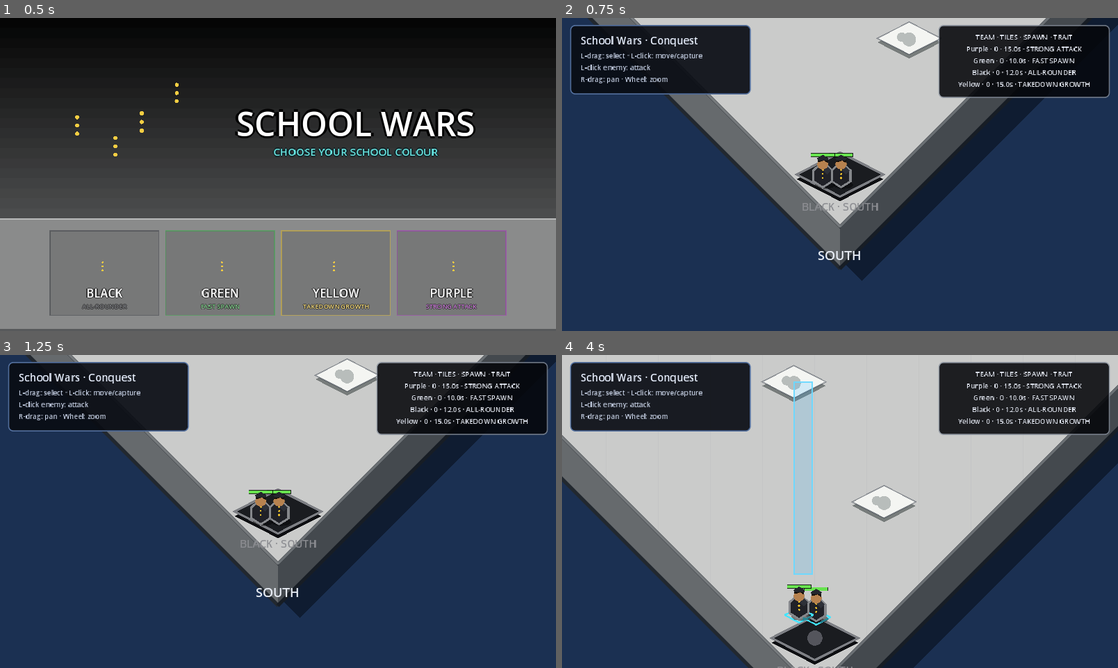
Above: before the commit, frames 1-4 (two rows, left to right).
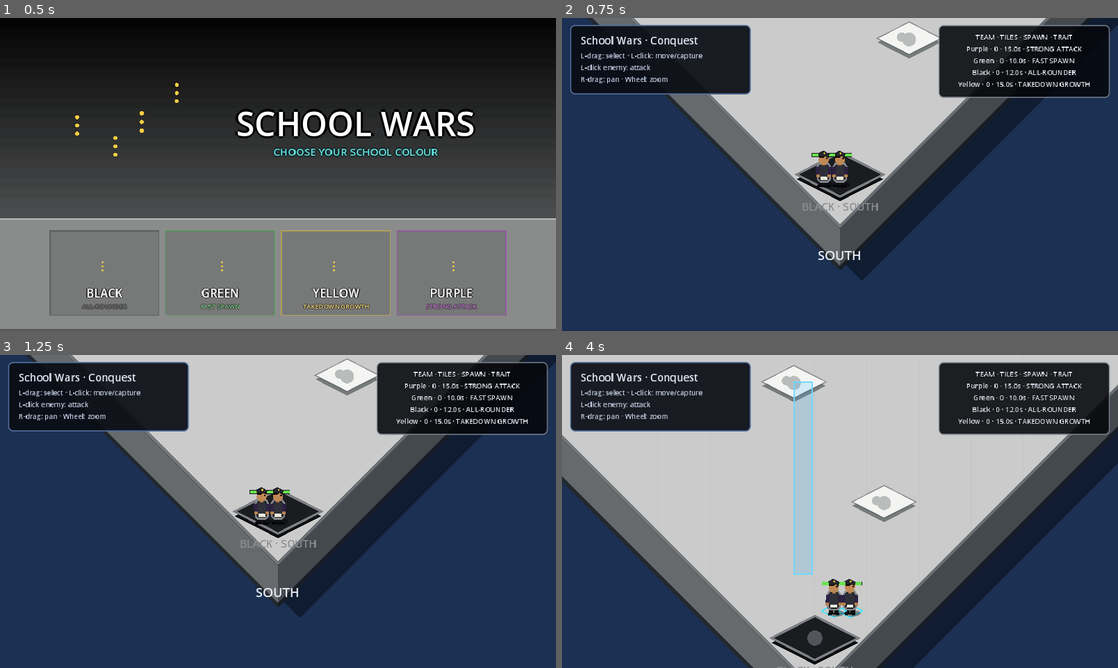
Above: after the commit, the same moments.

Repository: knigfty/school-wars
Game: Godot game, scene res://Scenes/main.tscn
The game is run twice, just before and just after one commit, with the same random seed, the same clock (stepped at 60 frames per second) and the same inputs.
Inputs (mouse positions are in pixels of both pictures, inside the frame that each line leads up to):
- Up to frame 1 (0.5 s): no input
- Up to frame 2 (0.75 s): click (667, 274) at 0.5 s
- Up to frame 3 (1.25 s): no input
- Up to frame 4 (4 s): tap Enter at 1.25 s; move the mouse to (962, 495) at 1.27 s; tap K (camera_pan_down) at 1.35 s; click (962, 495) at 1.42 s; drag from (728, 527) to (906, 364) at 2.02 s; move the mouse to (895, 442) at 2.77 s; tap L (camera_pan_right) at 2.85 s; click (895, 442) at 2.92 s; drag from (812, 574) to (795, 383) at 3.52 s

Frame 1 is identical in both runs. In frame 2, 0.4% of the frame differs, in the area x 44-53%, y 42-55%; in frame 3, 0.4%; in frame 4, 1.3%, in the area x 40-55%, y 71-87%.

Commit message:
refresh student assets with reference-inspired pixel silhouettes

Diff:
--- a/Characters/student.tscn
+++ b/Characters/student.tscn
@@ -1,13 +1,14 @@
-[gd_scene load_steps=7 format=3]
+[gd_scene load_steps=8 format=3]
 
 [ext_resource type="Script" path="res://Scripts/Characters/student_controller.gd" id="1_controller"]
 [ext_resource type="Resource" path="res://Resources/Unit/default_student_stats.tres" id="2_stats"]
 [ext_resource type="Script" path="res://Scripts/Characters/selectable_component.gd" id="3_selectable"]
 [ext_resource type="Script" path="res://Scripts/Characters/student_move_order_component.gd" id="4_move_order"]
 [ext_resource type="Resource" path="res://Resources/Team/purple_team.tres" id="5_team"]
+[ext_resource type="Script" path="res://Scripts/Characters/student_visual_animator.gd" id="6_visual_animator"]
 
 [sub_resource type="CircleShape2D" id="CircleShape2D_student"]
-radius = 15.0
+radius = 13.0
 
 [node name="Student" type="CharacterBody2D"]
 collision_layer = 2
@@ -18,64 +19,109 @@
 
 [node name="SelectionIndicator" type="Line2D" parent="."]
 visible = false
-points = PackedVector2Array(-25, 15, 0, 28, 25, 15, 0, 4, -25, 15)
-width = 3.0
+points = PackedVector2Array(-22, 14, 0, 25, 22, 14, 0, 3, -22, 14)
+width = 2.0
 default_color = Color(0.25, 0.9, 1, 0.95)
 joint_mode = 1
 
 [node name="Shadow" type="Polygon2D" parent="."]
 position = Vector2(4, 18)
-polygon = PackedVector2Array(-18, 0, -13, -5, 0, -7, 13, -5, 18, 0, 13, 5, 0, 7, -13, 5)
-color = Color(0, 0, 0, 0.42)
+polygon = PackedVector2Array(-15, 0, -10, -4, 0, -6, 10, -4, 15, 0, 10, 4, 0, 6, -10, 4)
+color = Color(0, 0, 0, 0.38)
 
 [node name="Visuals" type="Node2D" parent="."]
 
+[node name="LeftLeg" type="Polygon2D" parent="Visuals"]
+position = Vector2(-5, 8)
+polygon = PackedVector2Array(-4, -2, 3, -2, 3, 13, -5, 13)
+color = Color(0.06, 0.07, 0.08, 1)
+pivot_offset = Vector2(0, -2)
+
+[node name="RightLeg" type="Polygon2D" parent="Visuals"]
+position = Vector2(5, 8)
+polygon = PackedVector2Array(-3, -2, 4, -2, 5, 13, -3, 13)
+color = Color(0.06, 0.07, 0.08, 1)
+pivot_offset = Vector2(0, -2)
+
+[node name="LeftShoe" type="Polygon2D" parent="Visuals/LeftLeg"]
+position = Vector2(-1, 12)
+polygon = PackedVector2Array(-5, -2, 4, -2, 6, 1, -5, 2)
+color = Color(0.025, 0.025, 0.03, 1)
+
+[node name="RightShoe" type="Polygon2D" parent="Visuals/RightLeg"]
+position = Vector2(1, 12)
+polygon = PackedVector2Array(-4, -2, 5, -2, 5, 2, -6, 1)
+color = Color(0.025, 0.025, 0.03, 1)
+
 [node name="Outline" type="Polygon2D" parent="Visuals"]
-polygon = PackedVector2Array(0, -24, 18, -8, 18, 13, 0, 24, -18, 13, -18, -8)
-color = Color(0.74, 0.8, 0.93, 1)
+polygon = PackedVector2Array(-13, -13, -9, -20, 9, -20, 13, -13, 12, 9, 7, 14, -7, 14, -12, 9)
+color = Color(0.07, 0.055, 0.04, 1)
 
 [node name="Body" type="Polygon2D" parent="Visuals"]
-polygon = PackedVector2Array(0, -20, 14, -6, 14, 11, 0, 20, -14, 11, -14, -6)
+polygon = PackedVector2Array(-10, -12, -7, -17, 7, -17, 10, -12, 9, 8, 5, 11, -5, 11, -9, 8)
 color = Color(0.18, 0.13, 0.27, 1)
 
-[node name="Legs" type="Polygon2D" parent="Visuals"]
-polygon = PackedVector2Array(-11, 9, -2, 9, -3, 23, -12, 23, 2, 9, 11, 9, 12, 23, 3, 23)
-color = Color(0.075, 0.08, 0.095, 1)
+[node name="ShirtFront" type="Polygon2D" parent="Visuals"]
+polygon = PackedVector2Array(-5, -15, 5, -15, 6, 9, -6, 9)
+color = Color(0.92, 0.92, 0.86, 1)
 
 [node name="TeamMark" type="Polygon2D" parent="Visuals"]
-position = Vector2(8, -7)
-polygon = PackedVector2Array(0, -7, 7, 0, 0, 7, -7, 0)
+position = Vector2(0, -5)
+polygon = PackedVector2Array(-7, -10, 7, -10, 8, 9, -8, 9)
 color = Color(0.72, 0.45, 0.95, 1)
 
-[node name="ButtonTop" type="Polygon2D" parent="Visuals"]
-position = Vector2(0, -8)
+[node name="LeftArm" type="Polygon2D" parent="Visuals"]
+position = Vector2(-11, -10)
+polygon = PackedVector2Array(-3, -3, 3, -3, 4, 12, -2, 13)
+color = Color(0.18, 0.13, 0.27, 1)
+pivot_offset = Vector2(0, -3)
+
+[node name="RightArm" type="Polygon2D" parent="Visuals"]
+position = Vector2(11, -10)
+polygon = PackedVector2Array(-3, -3, 3, -3, 2, 13, -4, 12)
+color = Color(0.18, 0.13, 0.27, 1)
+pivot_offset = Vector2(0, -3)
+
+[node name="LeftHand" type="Polygon2D" parent="Visuals/LeftArm"]
+position = Vector2(1, 12)
+polygon = PackedVector2Array(-3, -2, 3, -2, 3, 3, -3, 3)
+color = Color(0.72, 0.51, 0.31, 1)
+
+[node name="RightHand" type="Polygon2D" parent="Visuals/RightArm"]
+position = Vector2(-1, 12)
+polygon = PackedVector2Array(-3, -2, 3, -2, 3, 3, -3, 3)
+color = Color(0.72, 0.51, 0.31, 1)
+
+[node name="Neck" type="Polygon2D" parent="Visuals"]
+position = Vector2(0, -19)
+polygon = PackedVector2Array(-3, -2, 3, -2, 3, 4, -3, 4)
+color = Color(0.68, 0.46, 0.28, 1)
+
+[node name="Head" type="Polygon2D" parent="Visuals"]
+position = Vector2(0, -27)
+polygon = PackedVector2Array(-8, -7, 6, -7, 9, -3, 8, 6, 3, 10, -5, 9, -9, 4)
+color = Color(0.75, 0.54, 0.34, 1)
+
+[node name="Hair" type="Polygon2D" parent="Visuals"]
+polygon = PackedVector2Array(-9, -31, -5, -37, 3, -38, 9, -33, 8, -28, 3, -31, -2, -28, -8, -28)
+color = Color(0.075, 0.045, 0.025, 1)
+
+[node name="Cap" type="Polygon2D" parent="Visuals"]
+polygon = PackedVector2Array(-10, -36, -1, -41, 10, -35, 8, -31, -8, -31)
+color = Color(0.45, 0.17, 0.6, 1)
+
+[node name="CapBadge" type="Polygon2D" parent="Visuals"]
+position = Vector2(1, -36)
 polygon = PackedVector2Array(0, -2, 2, 0, 0, 2, -2, 0)
 color = Color(0.96, 0.78, 0.18, 1)
 
-[node name="ButtonMiddle" type="Polygon2D" parent="Visuals"]
-position = Vector2(0, -1)
-polygon = PackedVector2Array(0, -2, 2, 0, 0, 2, -2, 0)
-color = Color(0.96, 0.78, 0.18, 1)
-
-[node name="ButtonBottom" type="Polygon2D" parent="Visuals"]
-position = Vector2(0, 6)
-polygon = PackedVector2Array(0, -2, 2, 0, 0, 2, -2, 0)
-color = Color(0.96, 0.78, 0.18, 1)
-
-[node name="Head" type="Polygon2D" parent="Visuals"]
-position = Vector2(0, -18)
-polygon = PackedVector2Array(0, -9, 7, -6, 10, 0, 7, 7, 0, 10, -7, 7, -10, 0, -7, -6)
-color = Color(0.72, 0.51, 0.31, 1)
-
-[node name="Hair" type="Polygon2D" parent="Visuals"]
-polygon = PackedVector2Array(-9, -22, -5, -29, 3, -31, 9, -25, 8, -20, 2, -24, -4, -22)
-color = Color(0.09, 0.06, 0.035, 1)
-
-[node name="Cap" type="Polygon2D" parent="Visuals"]
-polygon = PackedVector2Array(-10, -28, 0, -34, 10, -28, 8, -24, -8, -24)
-color = Color(0.45, 0.17, 0.6, 1)
+[node name="Eye" type="Polygon2D" parent="Visuals"]
+position = Vector2(5, -27)
+polygon = PackedVector2Array(-1, -1, 2, -1, 2, 1, -1, 1)
+color = Color(0.06, 0.04, 0.025, 1)
 
 [node name="CollisionShape2D" type="CollisionShape2D" parent="."]
+position = Vector2(0, 2)
 shape = SubResource("CircleShape2D_student")
 
 [node name="Selectable" type="Node" parent="."]
@@ -83,3 +129,6 @@
 
 [node name="MoveOrder" type="Node" parent="."]
 script = ExtResource("4_move_order")
+
+[node name="VisualAnimator" type="Node2D" parent="."]
+script = ExtResource("6_visual_animator")
